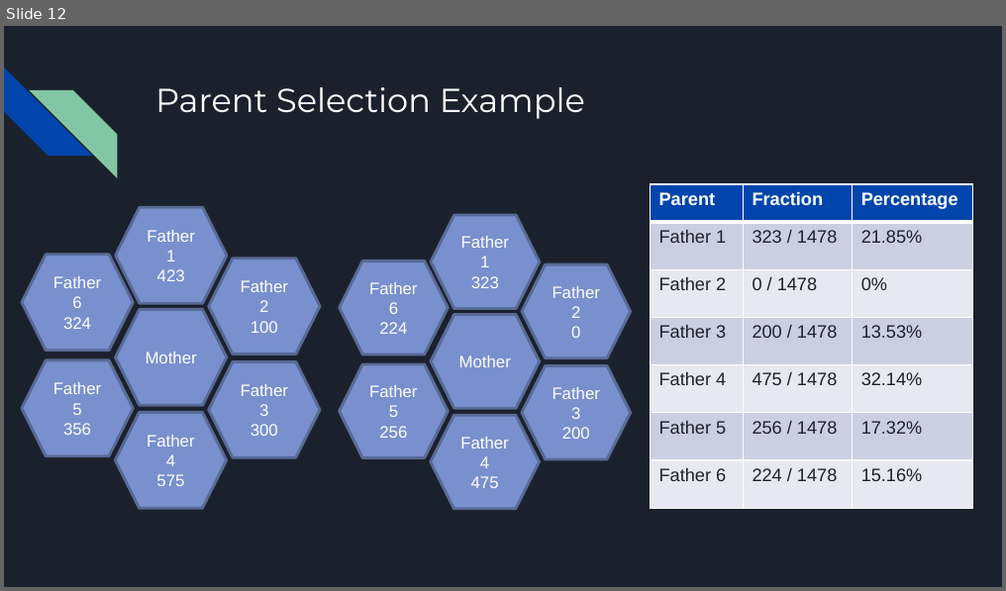
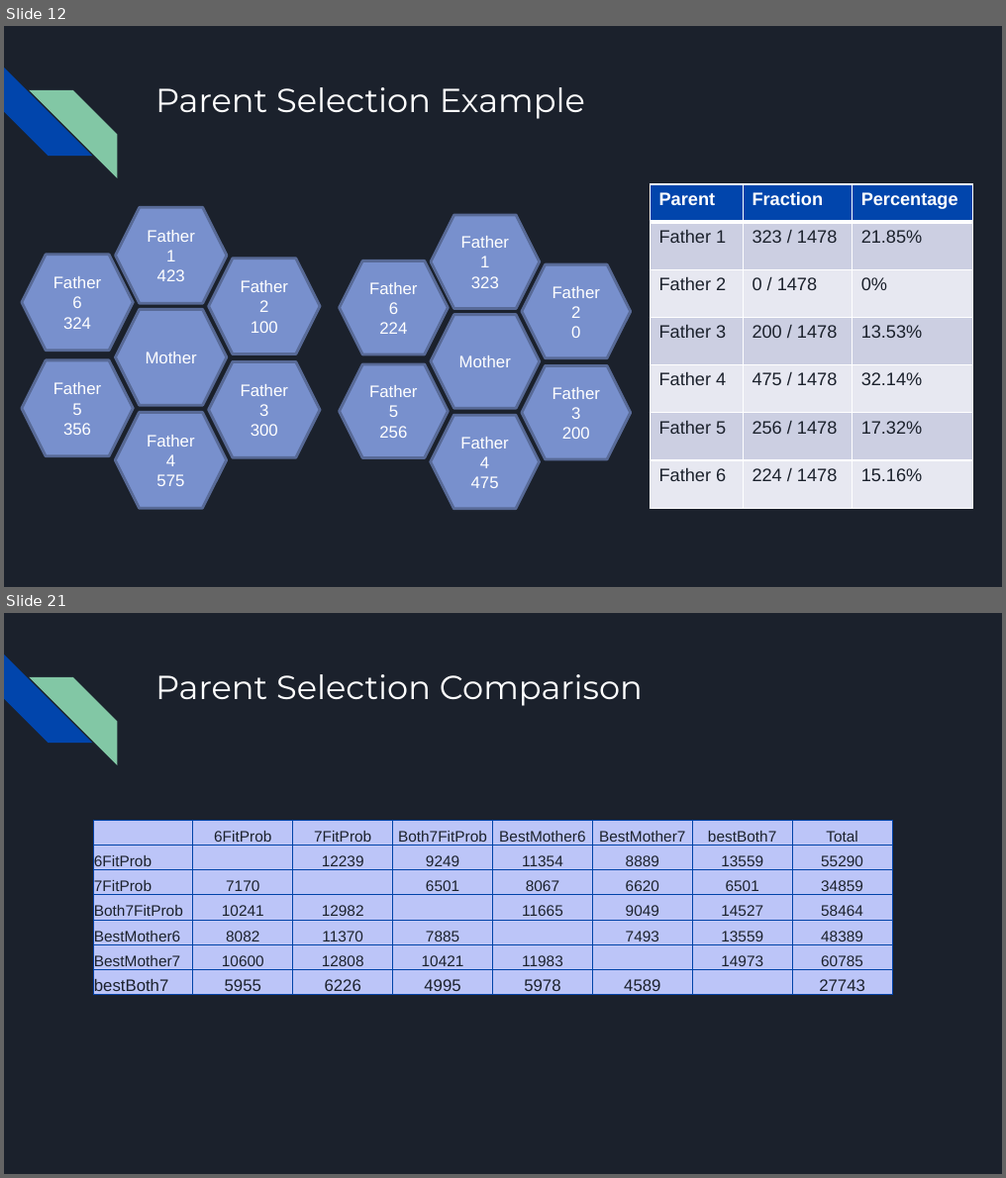
Before and after one commit to anna-porter/Reversi, a slide deck: Evolving a Reversi Player.pptx. Shown one above the other, each under a label of ours: slide 12 before the commit, slides 12 and 21 after it; the slides between them are not shown. The pictures are 1006x591 and 1006x1178 pixels, drawn with LibreOffice and Linux fonts; fonts in the diff are those of the drawing. Boxes give left, top, right and bottom in pixels: in the first picture for what was removed or moved away, otherwise in the second. Text is boxed around its words. In the diff, an @@ line names an element or a change of style, - is before the commit and + after.

```diff
--- a/Evolving a Reversi Player.pptx
+++ b/Evolving a Reversi Player.pptx
@@ slide 21 added at box(4, 613, 1002, 1174), background #1B212C; not listed: 2 template elements that a slide beside it also shows @@
@@ title added at box(155, 674, 643, 706), 24 pt, text #FFFFFF @@
+Parent Selection Comparison
@@ table added at box(93, 821, 891, 999), 7 rows, 8 columns @@
+ | 6FitProb | 7FitProb | Both7FitProb | BestMother6 | BestMother7 | bestBoth7 | Total
+6FitProb |  | 12239 | 9249 | 11354 | 8889 | 13559 | 55290
+7FitProb | 7170 |  | 6501 | 8067 | 6620 | 6501 | 34859
+Both7FitProb | 10241 | 12982 |  | 11665 | 9049 | 14527 | 58464
+BestMother6 | 8082 | 11370 | 7885 |  | 7493 | 13559 | 48389
+BestMother7 | 10600 | 12808 | 10421 | 11983 |  | 14973 | 60785
+bestBoth7 | 5955 | 6226 | 4995 | 5978 | 4589 |  | 27743
```
Also in this commit, not shown: 9 slides changed, 7 other slides added, 2 slides removed.
